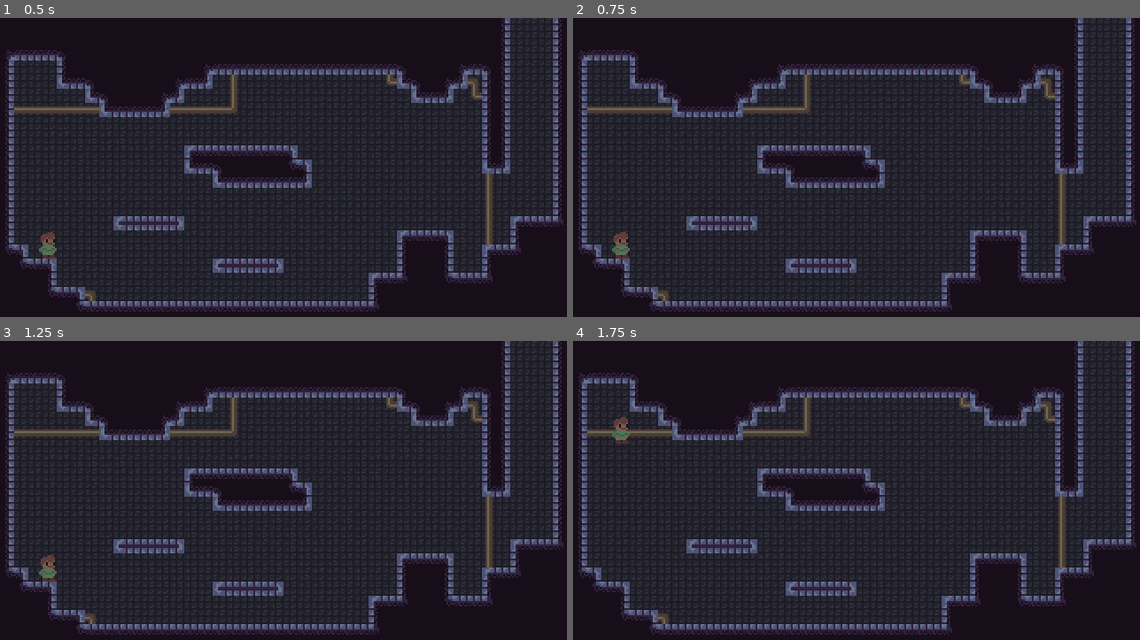
Above: before the commit, frames 1-4 (two rows, left to right).
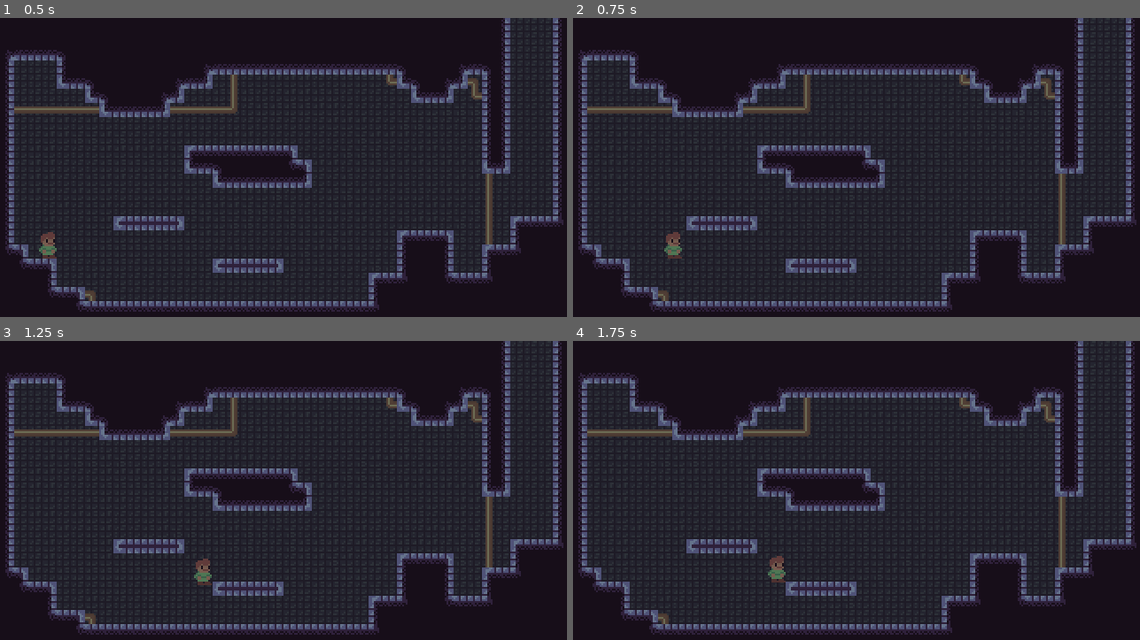
Above: after the commit, the same moments.

Repository: BrokenCogGames/MustacheMax
Game: Godot game, scene res://scenes/BaseLevel.tscn
Same seed, same stepped clock (60 frames per second), same inputs: the game is played once before the commit and once after it. This scene is started directly instead of the project's main scene.
Inputs:
- Up to frame 1 (0.5 s): no input
- Up to frame 2 (0.75 s): tap Enter at 0.5 s; hold Right (ui_right) from 0.53 s (still down); tap X (dash, bound only after the commit) at 0.6 s
- Up to frame 3 (1.25 s): keep holding Right (ui_right); tap Z (jump, bound only after the commit) at 0.77, 0.8, 1.07 s
- Up to frame 4 (1.75 s): keep holding Right (ui_right); tap Z (jump, bound only after the commit) at 1.35, 1.52 s; tap Space (jump, bound only before the commit) at 1.55 s

Frame 1 is identical in both runs. In frame 2, 0.4% of the frame differs, in the area x 6-20%, y 71-81%; in frame 3, 0.4%, in the area x 6-38%, y 71-82%; in frame 4, 0.4%.

Commit message:
add movement to player

Diff:
--- a/project.godot
+++ b/project.godot
@@ -31,7 +31,12 @@
 
 jump={
 "deadzone": 0.5,
-"events": [ Object(InputEventKey,"resource_local_to_scene":false,"resource_name":"","device":0,"alt":false,"shift":false,"control":false,"meta":false,"command":false,"pressed":false,"scancode":32,"unicode":0,"echo":false,"script":null)
+"events": [ Object(InputEventKey,"resource_local_to_scene":false,"resource_name":"","device":0,"alt":false,"shift":false,"control":false,"meta":false,"command":false,"pressed":false,"scancode":90,"unicode":0,"echo":false,"script":null)
+ ]
+}
+dash={
+"deadzone": 0.5,
+"events": [ Object(InputEventKey,"resource_local_to_scene":false,"resource_name":"","device":0,"alt":false,"shift":false,"control":false,"meta":false,"command":false,"pressed":false,"scancode":88,"unicode":0,"echo":false,"script":null)
  ]
 }
 
--- a/scenes/BaseLevel.tscn
+++ b/scenes/BaseLevel.tscn
@@ -26,6 +26,8 @@
 [node name="Foreground" type="TileMap" parent="."]
 tile_set = ExtResource( 2 )
 cell_size = Vector2( 8, 8 )
+collision_layer = 3
+collision_mask = 3
 format = 1
 tile_data = PoolIntArray( -1, 0, 0, -65536, 0, 1, -65535, 0, 1, -65534, 0, 1, -65533, 0, 1, -65532, 0, 1, -65531, 0, 1, …(9903 unchanged characters)…
 
--- a/scenes/Player.tscn
+++ b/scenes/Player.tscn
@@ -16,6 +16,9 @@
 hframes = 7
 
 [node name="RayCast2D" type="RayCast2D" parent="Rotatable"]
+enabled = true
+cast_to = Vector2( 10, 0 )
+collision_mask = 2
 
 [node name="CollisionShape2D" type="CollisionShape2D" parent="."]
 position = Vector2( 0.146183, 0.389826 )
--- a/scripts/Player.gd
+++ b/scripts/Player.gd
@@ -1,18 +1,18 @@
 extends KinematicBody2D
 
-const ACCELERATION = 3000
-const MAX_SPEED = 18000
-const LIMIT_SPEED_Y = 1200
-const JUMP_HEIGHT = 36000
-const MIN_JUMP_HEIGHT = 12000
+const ACCELERATION = 1000
+const MAX_SPEED = 6000
+const LIMIT_SPEED_Y = 1000
+const JUMP_HEIGHT = 12000
+const MIN_JUMP_HEIGHT = 4000
 const MAX_COYOTE_TIME = 6
 const JUMP_BUFFER_TIME = 10
-const WALL_JUMP_AMOUNT = 18000
+const WALL_JUMP_AMOUNT = 5000
 const WALL_JUMP_TIME = 10
 const WALL_SLIDE_FACTOR = 0.8
 const WALL_HORIZONTAL_TIME = 30
-const GRAVITY = 2100
-const DASH_SPEED = 36000
+const GRAVITY = 900
+const DASH_SPEED = 12000
 
 # Physics vars
 var velocity = Vector2()
@@ -99,17 +99,78 @@
 
 	velocity = move_and_slide(velocity, Vector2.UP)
 
+#
+# Get a normalized vector pointing in the direction of the players movement
+# according to the input keys. Pressing LEFT and RIGHT at the same time cancels
+# eacho ther out. This allows for 8 different directions of movement.
+#
 func get_input_axis():
-	pass
+	axis = Vector2.ZERO
+	axis.x = int(Input.is_action_pressed("ui_right")) - int(Input.is_action_pressed("ui_left"))
+	axis.y = int(Input.is_action_pressed("ui_down")) - int(Input.is_action_pressed("ui_up"))
+	axis = axis.normalized()
 
 func dash(delta):
-	pass
+	if !has_dashed:
+		if Input.is_action_just_pressed("dash"):
+			velocity = axis * delta * DASH_SPEED
+			sprite_color = "blue"
+			Input.start_joy_vibration(0, 1, 1, 0.2)
+			is_dashing = true
+			has_dashed = true
+			#$Camera/ShakeCamera2D.add_trauma(0.5)
+
+	if is_dashing:
+		trail = true
+		dash_time += 1
+		# huh?
+		if dash_time >= int(0.25 * 1 / delta):
+			is_dashing = false
+			trail = false
+			dash_time = 0
+
+	if is_on_floor() and velocity.y >= 0:
+		has_dashed = false
+		sprite_color = "red"
 
 func wall_slide(delta):
 	pass
 
 func horizontal_movement(delta):
-	pass
+	if Input.is_action_pressed("ui_right"):
+		if $Rotatable/RayCast2D.is_colliding():
+			yield(get_tree().create_timer(0.1),"timeout")
+			velocity.x = min(velocity.x + ACCELERATION * delta, MAX_SPEED * delta)
+			$Rotatable.scale.x = 1
+			if can_jump:
+				pass
+				#$AnimationPlayer.play(str(sprite_color, "Run"))
+		else:
+			velocity.x = min(velocity.x + ACCELERATION * delta, MAX_SPEED * delta)
+			$Rotatable.scale.x = 1
+			if can_jump:
+				pass
+				#$AnimationPlayer.play(str(sprite_color, "Run"))
+
+	elif Input.is_action_pressed("ui_left"):
+		if $Rotatable/RayCast2D.is_colliding():
+			yield(get_tree().create_timer(0.1),"timeout")
+			velocity.x = max(velocity.x - ACCELERATION * delta, -MAX_SPEED * delta)
+			$Rotatable.scale.x = -1
+			if can_jump:
+				pass
+				#$AnimationPlayer.play(str(sprite_color, "Run"))
+		else:
+			velocity.x = max(velocity.x - ACCELERATION * delta, -MAX_SPEED * delta)
+			$Rotatable.scale.x = -1
+			if can_jump:
+				pass
+				#$AnimationPlayer.play(str(sprite_color, "Run"))
+	else:
+		velocity.x = lerp(velocity.x, 0, 0.4)
+		if can_jump:
+			pass
+			#$AnimationPlayer.play(str(sprite_color, "Idle"))
 
 #
 # The jump buffer is used to allow the player to input a JUMP command within
